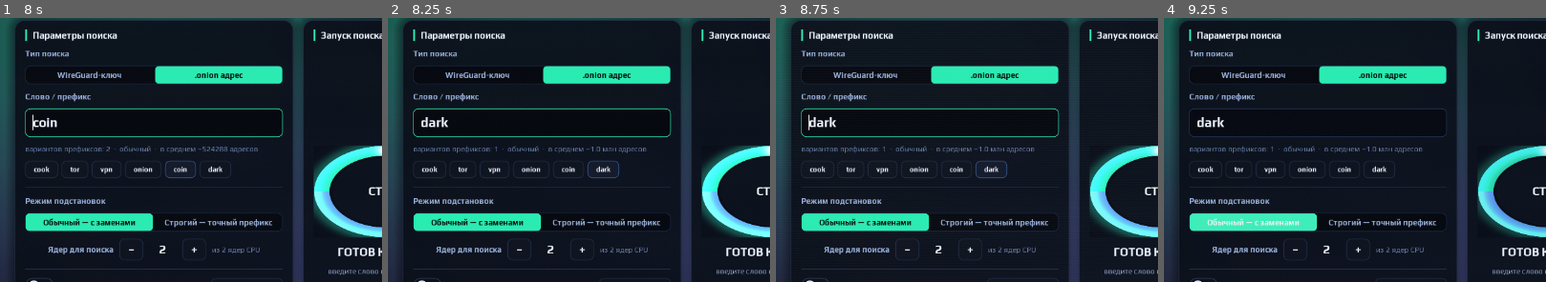
Above: before the commit, frames 1-4 (left to right).
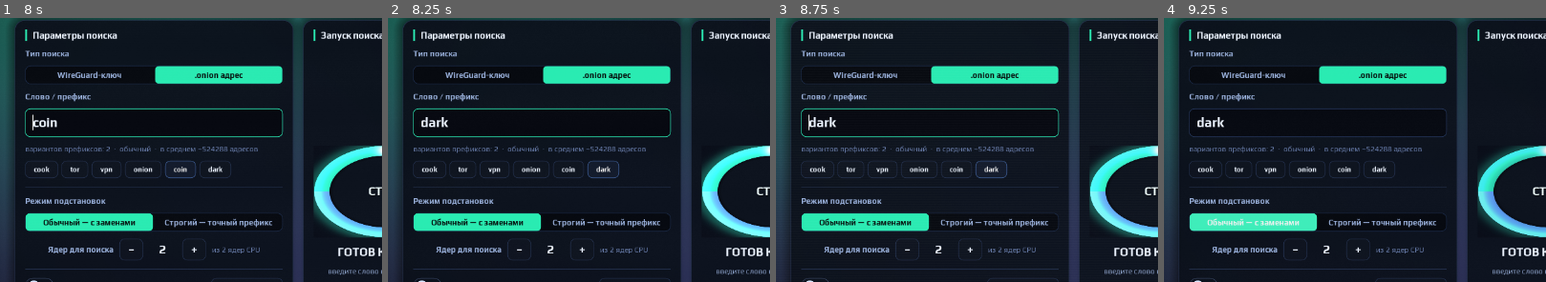
Above: after the commit, the same moments.

Repository: larin-ilya/wg-vanity
Game: Godot game, scene res://main.tscn
Same seed, same stepped clock (60 frames per second), same inputs: the game is played once before the commit and once after it. Sound files missing from this copy of the repository are replaced by a short silence.
Inputs (mouse positions are % of the whole screen's width and height, from its top left):
- Up to frame 1 (8 s): click (20, 30) at 0.52 s; type "12" at 0.6 s; click "🔊 музыка вкл" at 1.25 s; click "🔈 музыка выкл" at 2 s; click "WireGuard-ключ" at 2.75 s; click ".onion адрес" at 3.5 s; click "cook" at 4.25 s; click "tor" at 5 s; click "vpn" at 5.75 s; click "onion" at 6.5 s; click "coin" at 7.25 s
- Up to frame 2 (8.25 s): click "dark" at 8 s
- Up to frame 3 (8.75 s): no input
- Up to frame 4 (9.25 s): click "Обычный — с заменами" at 8.75 s
The pictures show only the part of the screen within x 0-50%, y 10-60%; the shares and areas given below are measured in that part.

Frame 1 is identical in both runs. In frame 2, 0.2% of the frame differs, in the area x 27-68%, y 48-52%; in frame 3, 0.2%; in frame 4, 0.2%.

Commit message:
v3: onion leet a<->4 (замена a на 4 и обратно)

Diff:
--- a/v3/gui/scripts/Main.gd
+++ b/v3/gui/scripts/Main.gd
@@ -817,12 +817,12 @@
 	return product
 
 const _SUBS_ONION = {
-	"a": ["a"], "b": ["b"], "c": ["c"], "d": ["d"], "e": ["e", "3"],
+	"a": ["a", "4"], "b": ["b"], "c": ["c"], "d": ["d"], "e": ["e", "3"],
 	"f": ["f"], "g": ["g", "6"], "h": ["h"], "i": ["i", "l"], "j": ["j"],
 	"k": ["k"], "l": ["l", "i"], "m": ["m"], "n": ["n"], "o": ["o"],
 	"p": ["p"], "q": ["q"], "r": ["r"], "s": ["s", "5"], "t": ["t", "7"],
 	"u": ["u"], "v": ["v"], "w": ["w"], "x": ["x"], "y": ["y"], "z": ["z", "2"],
-	"2": ["2", "z"], "3": ["3", "e"], "4": ["4"], "5": ["5", "s"],
+	"2": ["2", "z"], "3": ["3", "e"], "4": ["4", "a"], "5": ["5", "s"],
 	"6": ["6", "g"], "7": ["7", "t"],
 }
 
Not shown, changed: v3/core/wg_worker.py
